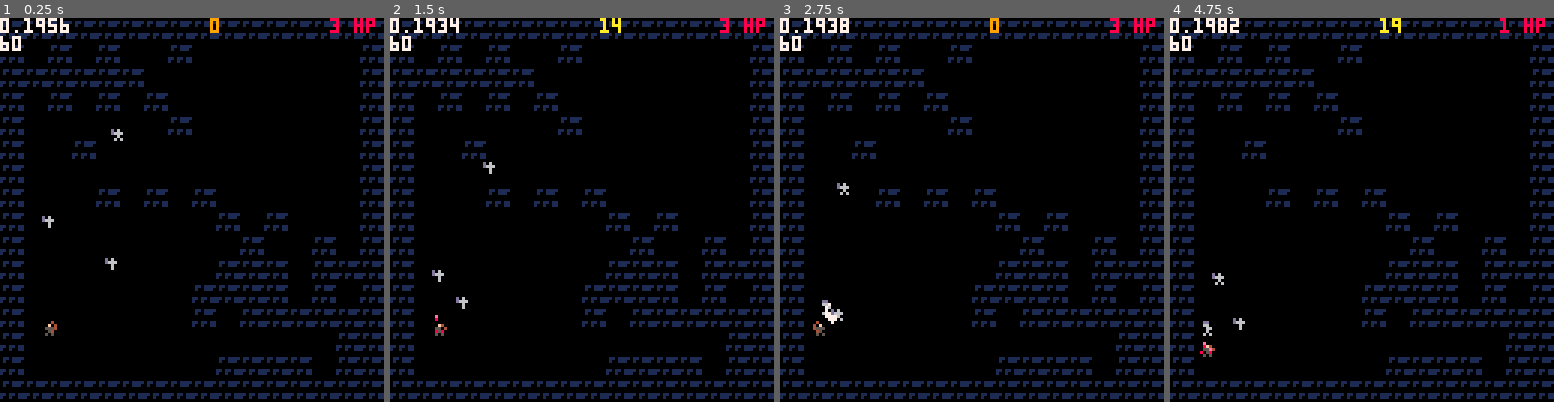
Above: before the commit, frames 1-4 (left to right).
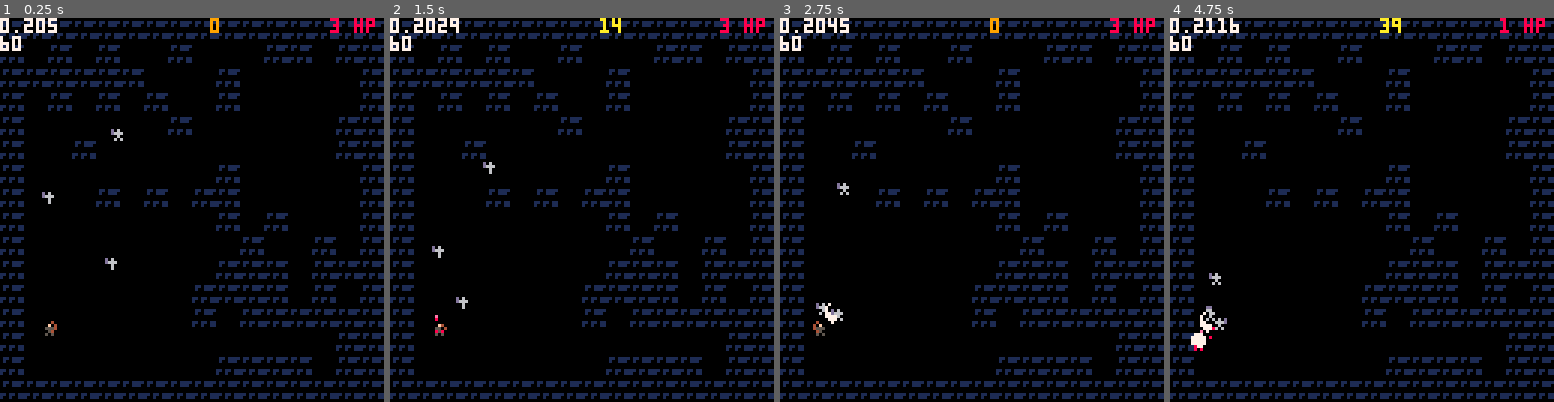
Above: after the commit, the same moments.

Repository: ironchestgames/pico-8-carts
Game: PICO-8 cartridge epicevilender.p8
Same seed, same stepped clock (60 frames per second), same inputs: the game is played once before the commit and once after it.
Inputs:
- Up to frame 1 (0.25 s): no input
- Up to frame 2 (1.5 s): tap O (Z key) at 0.33, 0.7, 1.43 s; tap X (X key) at 1.07 s
- Up to frame 3 (2.75 s): hold Left 1.97-2.37 s; tap X (X key) at 2.07, 2.4, 2.73 s; tap O (Z key) at 2.22 s; hold Down from 2.42 s (still down)
- Up to frame 4 (4.75 s): release Down at 2.82 s; hold Right 2.87-3.53 s; tap X (X key) every 0.33 s from 3.07 to 4.73 s; tap O (Z key) at 3.1, 3.98 s; hold Up 3.58-4.08 s; hold Right 4.13-4.53 s; hold Down from 4.58 s (still down)

The runs differ from the first frame. In frame 1, 1.3% of the frame differs, in the area x 6-94%, y 0-55%; in frame 2, 1.3%; in frame 3, 1.3%; in frame 4, 1.9%, in the area x 5-94%, y 0-89%.

Commit message:
epicevilender - add exit door

Diff:
--- a/epicevilender.p8
+++ b/epicevilender.p8
@@ -245,6 +245,7 @@
 }
 
 floormap={} -- the current map
+exitdoor={} -- the exitdoor
 avatar={} -- avatar actor handle
 actors={} -- actors
 attacks={} -- attack objects
@@ -479,7 +480,9 @@
  skill=fireboltskill,
 }
 
-
+function nextfloor()
+ _init()
+end
 
 curenemyidx=1
 
@@ -513,6 +516,10 @@
    sset(x+1,y-1,0)
 
    sset(x,y,15)
+
+  elseif i == 99 then
+   sset(x,y,2)
+
   elseif i > 95 then
    x=mid(2,x,13)
    y=mid(66,y,64+13)
@@ -658,6 +665,17 @@
 
     add(actors,enemy)
     _col=0 -- note: make tile ground
+
+   -- create exitdoor
+   elseif _col == 2 then
+    exitdoor={
+     x=_x*8,
+     y=_y*8,
+     halfw=4,
+     halfh=4,
+     isopen=false,
+    }
+    _col=0
    end
 
    -- set floormap value
@@ -799,7 +817,7 @@
  end
  do
   local enemy=actors[curenemyidx]
-  if enemy.ai then
+  if avatar.hp > 0 and enemy.ai then
 
    -- resolving effect vars
    local isresolvingeffect=enemy.ai.state=='recovering'
@@ -902,8 +920,11 @@
  end
 
  -- update enemies
+ local enemycount=0
  for enemy in all(actors) do
   if enemy.ai then
+
+   enemycount+=1
 
    -- perform end of state action
    if enemy.ai.state == 'idling' then
@@ -1052,12 +1073,24 @@
   end
  end
 
+ -- update exitdoor
+ if enemycount == 0 then
+  floormap[exitdoor.y/8][exitdoor.x/8]=0
+  exitdoor.isopen=true
+ end
+
  -- update the next-position
  for actor in all(actors) do
 
   -- note: after this deltas should not change by input
   actor.dx=actor.dx*actor.spd
   actor.dy=actor.dy*actor.spd
+ end
+
+ -- collide avatar against door
+ if isaabbscolliding(avatar,exitdoor) then
+  nextfloor()
+  return
  end
 
  -- collide against attacks
@@ -1352,6 +1385,11 @@
     end
    end
   end
+ end
+
+ -- draw exitdoor
+ if exitdoor.isopen then
+  spr(1,exitdoor.x,exitdoor.y)
  end
 
  -- draw attacks
@@ -1509,14 +1547,14 @@
 
 
 __gfx__
-00000000000000000000000000000000000000000000000000000000000000000000000000000000000000000000000000000000000000000000000000000000
-01101111000000000000000000000000000000000000000000000000000000000000000000000000000000000000000000000000000000000000000000000000
-01001110000000000000000000000000000000000000000000000000000000000000000000000000000000000000000000000000000000000000000000000000
-00000000000000000000000000000000000000000000000000000000000000000000000000000000000000000000000000000000000000000000000000000000
-00000000000000000000000000000000000000000000000000000000000000000000000000000000000000000000000000000000000000000000000000000000
-11011011000000000000000000000000000000000000000000000000000000000000000000000000000000000000000000000000000000000000000000000000
-10010011000000000000000000000000000000000000000000000000000000000000000000000000000000000000000000000000000000000000000000000000
-00000000000000000000000000000000000000000000000000000000000000000000000000000000000000000000000000000000000000000000000000000000
+00000000111111110000000000000000000000000000000000000000000000000000000000000000000000000000000000000000000000000000000000000000
+01101111110000110000000000000000000000000000000000000000000000000000000000000000000000000000000000000000000000000000000000000000
+01001110100000010000000000000000000000000000000000000000000000000000000000000000000000000000000000000000000000000000000000000000
+00000000100000010000000000000000000000000000000000000000000000000000000000000000000000000000000000000000000000000000000000000000
+00000000100000010000000000000000000000000000000000000000000000000000000000000000000000000000000000000000000000000000000000000000
+11011011100000010000000000000000000000000000000000000000000000000000000000000000000000000000000000000000000000000000000000000000
+10010011100000010000000000000000000000000000000000000000000000000000000000000000000000000000000000000000000000000000000000000000
+00000000100000010000000000000000000000000000000000000000000000000000000000000000000000000000000000000000000000000000000000000000
 00000000000000000000000000000000000000000000000000000000000000000000000000000000000000000000000000000000000000000000000000000000
 00000000011111116611111111114111111000000000000000000000000000000000000000000000000000000000000000000000000000000000000000000000
 0f00f00f511116111111111111111411141000000000000000000000000000000000000000000000000000000000000000000000000000000000000000000000
